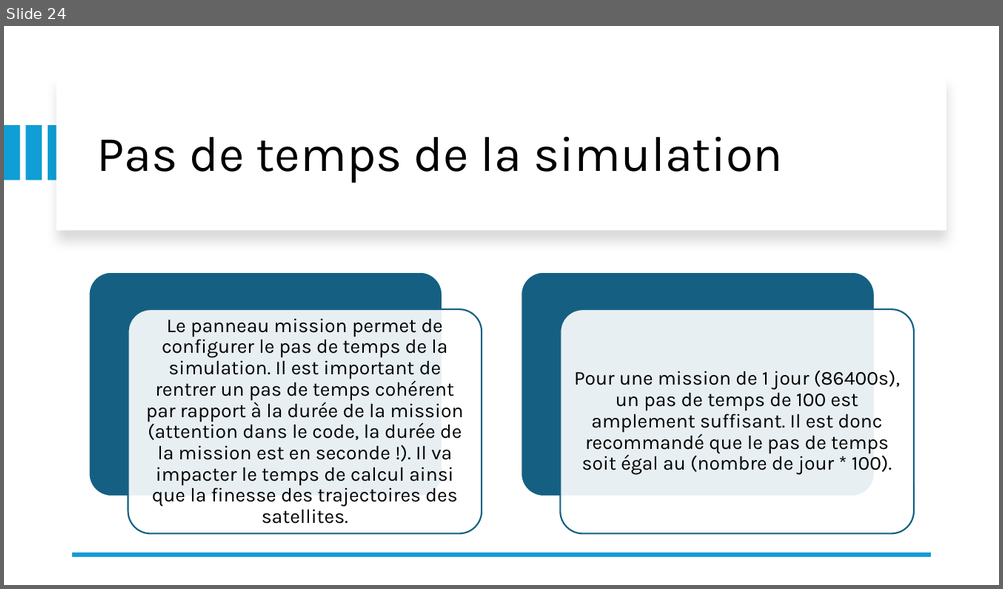
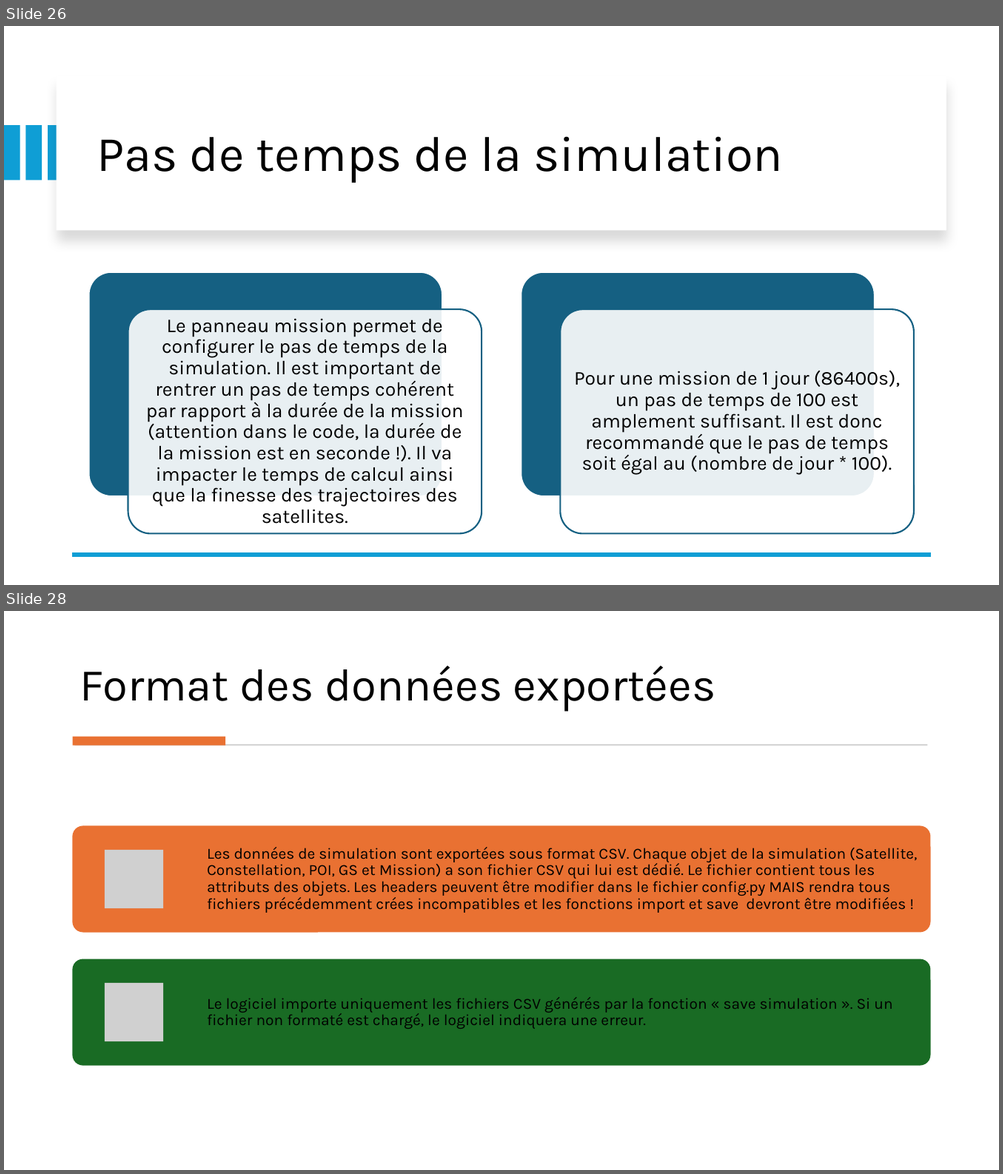
Before and after one commit to leoid3/EO_Tools, a slide deck: User guide.pptx. Shown one above the other, each under a label of ours: slide 24 before the commit, slides 26 and 28 after it; the slides between them are not shown. The pictures are 1003x589 and 1003x1174 pixels, drawn with LibreOffice and Linux fonts; fonts in the diff are those of the drawing; grey boxes stand for pictures. Boxes give left, top, right and bottom in pixels: in the first picture for what was removed or moved away, otherwise in the second. Text is boxed around its words. In the diff, an @@ line names an element or a change of style, - is before the commit and + after.

```diff
--- a/User guide.pptx
+++ b/User guide.pptx
@@ slide 28 added at (x1=4, y1=611, x2=999, y2=1170), background #FFFFFF @@
@@ title added at (x1=80, y1=666, x2=716, y2=712), 44 pt, text #000000 @@
+Format des données exportées
@@ rectangle added at (x1=73, y1=736, x2=225, y2=745), fill #E97132 @@
@@ rectangle added at (x1=75, y1=744, x2=928, y2=746), fill #D5D5D5 @@
@@ group added at (x1=73, y1=826, x2=930, y2=1066): 2 rounded rectangles, 2 pictures, 2 texts @@
+Les données de simulation sont exportées sous format CSV. Chaque objet de la simulation (Satellite, Constellation, POI, GS et Mission) a son fichier CSV qui lui est dédié. Le fichier contient tous les attributs des objets. Les headers peuvent être modifier dans le fichier config.py MAIS rendra tous fichiers précédemment crées incompatibles et les fonctions import et save devront être modifiées !
+Le logiciel importe uniquement les fichiers CSV générés par la fonction « save simulation ». Si un fichier non formaté est chargé, le logiciel indiquera une erreur.
@@ what was slide 24 is now slide 26 @@
```
Also in this commit, not shown: 1 slide changed, 2 other slides added.
